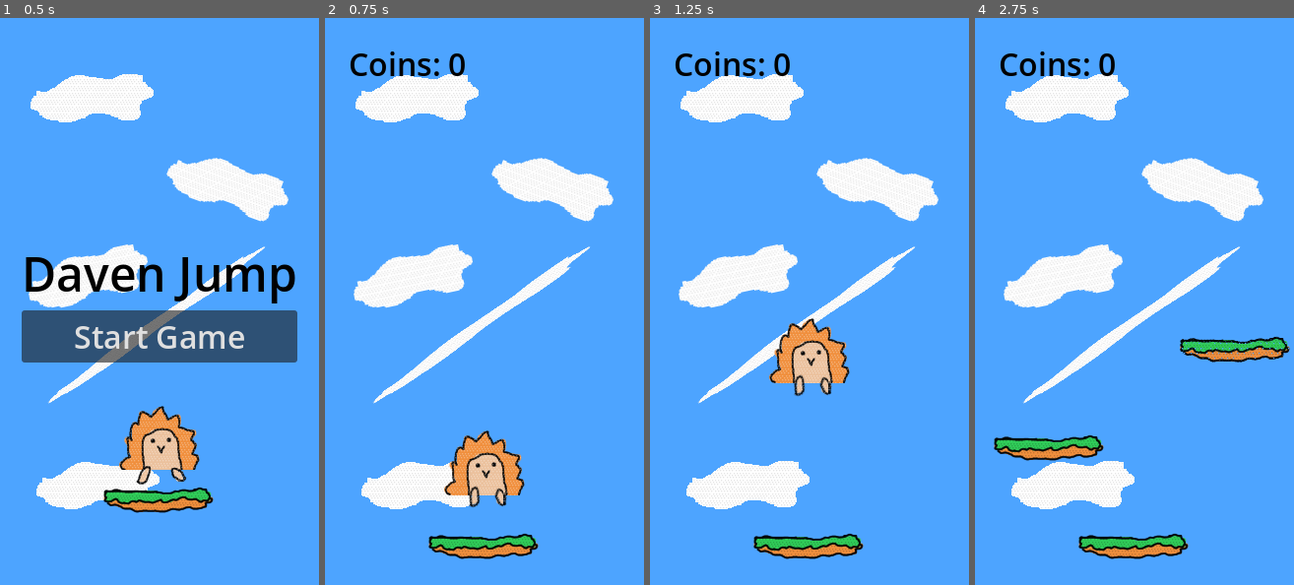
Above: before the commit, frames 1-4 (left to right).
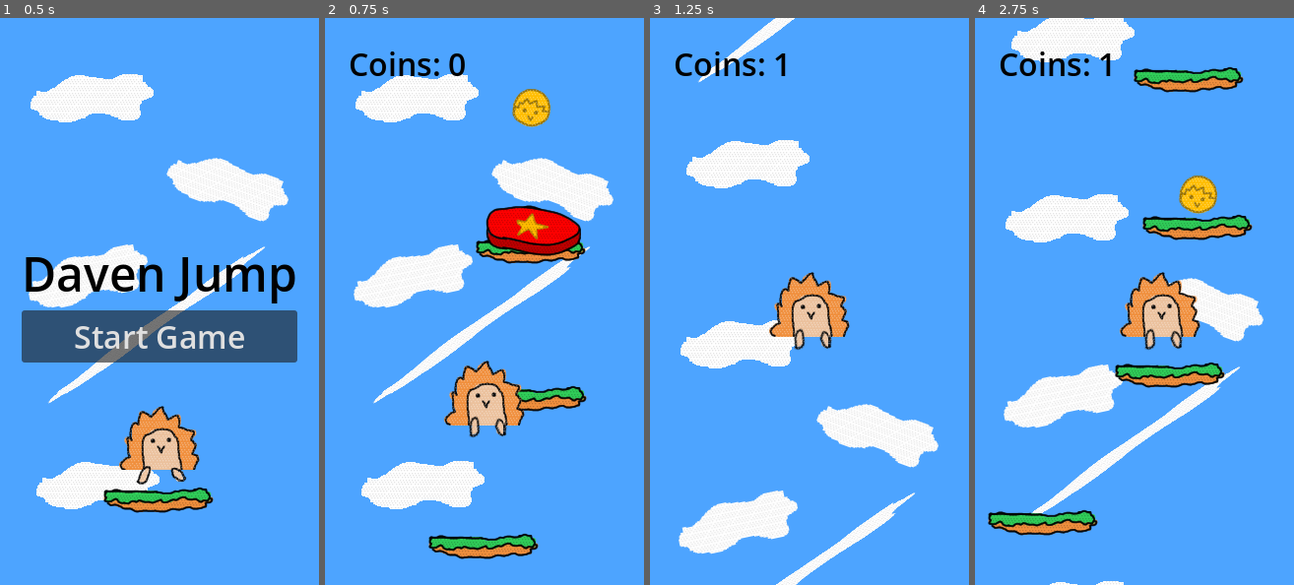
Above: after the commit, the same moments.

Repository: SalticHash/DavenJump
Game: Godot game, scene res://start_menu/start_menu.tscn
Two runs of this game, one before a commit and one after it. Both use one fixed random seed, a clock stepped at 60 frames per second and the inputs below.
Inputs:
- Up to frame 1 (0.5 s): no input
- Up to frame 2 (0.75 s): click "Start Game" at 0.5 s
- Up to frame 3 (1.25 s): no input
- Up to frame 4 (2.75 s): hold Right (right) from 1.28 s (still down)

Frame 1 is identical in both runs. In frame 2, 8.6% of the frame differs, in the area x 37-83%, y 12-87%; in frame 3, 25%; in frame 4, 30%, in the area x 4-99%, y 0-100%.

Commit message:
Added coins, sounds, and finished gameplay

Diff:
--- /dev/null
+++ b/coin/Coin.tscn
@@ -0,0 +1,24 @@
+[gd_scene format=3 uid="uid://vqcx8vg3x1l0"]
+
+[ext_resource type="Script" uid="uid://d001as36qstf4" path="res://coin/coin.gd" id="1_m76xb"]
+[ext_resource type="Texture2D" uid="uid://dkshltv4e4ho1" path="res://coin/coin.png" id="2_oclja"]
+
+[sub_resource type="RectangleShape2D" id="RectangleShape2D_jh3y0"]
+size = Vector2(45, 45)
+
+[node name="Coin" type="Area2D" unique_id=1998461412]
+collision_layer = 4
+collision_mask = 2
+script = ExtResource("1_m76xb")
+
+[node name="Sprite" type="Sprite2D" parent="." unique_id=716031704]
+texture = ExtResource("2_oclja")
+
+[node name="Collision" type="CollisionShape2D" parent="." unique_id=42955367]
+shape = SubResource("RectangleShape2D_jh3y0")
+
+[node name="OnScreen" type="VisibleOnScreenNotifier2D" parent="." unique_id=287507781]
+rect = Rect2(-23, -23, 46, 46)
+
+[connection signal="body_entered" from="." to="." method="_on_body_entered"]
+[connection signal="screen_exited" from="OnScreen" to="." method="_screen_exited"]
--- /dev/null
+++ b/coin/coin.gd
@@ -0,0 +1,12 @@
+extends Area2D
+
+
+func _on_body_entered(body: Node2D) -> void:
+	if !visible: return
+	hide()
+	body.coins += 1
+	queue_free()
+
+
+func _screen_exited() -> void:
+	queue_free()
--- /dev/null
+++ b/global.gd
@@ -0,0 +1,3 @@
+extends Node
+
+var last_coins: int = -1
--- /dev/null
+++ b/jump_pad/jump_pad.gd
@@ -0,0 +1,12 @@
+extends Area2D
+
+
+var activated: bool = false
+
+
+func _on_body_entered(body: Node2D) -> void:
+	if activated: return
+	activated = true
+	$AnimationPlayer.play("bounce")
+
+	body.bounce()
--- a/jump_pad/jump_pad.tscn
+++ b/jump_pad/jump_pad.tscn
@@ -1,12 +1,65 @@
 [gd_scene format=3 uid="uid://s6f1t6nlhpby"]
 
+[ext_resource type="Script" uid="uid://ddkp7hf2qcvsu" path="res://jump_pad/jump_pad.gd" id="1_2mjfl"]
+[ext_resource type="Texture2D" uid="uid://doglx67d2osek" path="res://jump_pad/spring.png" id="1_ykeur"]
+[ext_resource type="Texture2D" uid="uid://dblwl1eeb6f2f" path="res://jump_pad/pad.png" id="2_2mjfl"]
+
 [sub_resource type="RectangleShape2D" id="RectangleShape2D_jh3y0"]
+size = Vector2(104, 58)
+
+[sub_resource type="Animation" id="Animation_mj7xp"]
+length = 0.001
+tracks/0/type = "bezier"
+tracks/0/imported = false
+tracks/0/enabled = true
+tracks/0/path = NodePath("Pad:position:y")
+tracks/0/interp = 1
+tracks/0/loop_wrap = true
+tracks/0/keys = {
+"handle_modes": PackedInt32Array(2),
+"points": PackedFloat32Array(-17, -0.0005, 0, 0.0005, 0),
+"times": PackedFloat32Array(0)
+}
+
+[sub_resource type="Animation" id="Animation_eth0y"]
+resource_name = "bounce"
+tracks/0/type = "bezier"
+tracks/0/imported = false
+tracks/0/enabled = true
+tracks/0/path = NodePath("Pad:position:y")
+tracks/0/interp = 1
+tracks/0/loop_wrap = true
+tracks/0/keys = {
+"handle_modes": PackedInt32Array(0, 0, 0, 0, 0, 0, 0, 0),
+"points": PackedFloat32Array(-17, -0.0005, 0, 0.0005, 0, -52.510998, -0.06666666, 0.3713112, 0.03333334, 0.006160736, -49.099632, -0.033333335, -0.23420715, 0.03333333, 0.05987549, -50.628864, 0, 0, 0, 0, -51.8052, -0.017159656, -0.069812775, 0.040606022, 0.058818817, -50.481823, 0, 0, 0, 0, -49.423122, -0.017159656, -0.069812775, 0.040606022, 0.058818817, -50.099514, 0, 0, 0, 0),
+"times": PackedFloat32Array(0, 0.06799874, 0.13399936, 0.1669997, 0.19000944, 0.24943101, 0.2930565, 0.34099707)
+}
+
+[sub_resource type="AnimationLibrary" id="AnimationLibrary_mj7xp"]
+_data = {
+&"RESET": SubResource("Animation_mj7xp"),
+&"bounce": SubResource("Animation_eth0y")
+}
 
 [node name="JumpPad" type="Area2D" unique_id=41173888]
 collision_layer = 8
 collision_mask = 2
+script = ExtResource("1_2mjfl")
 
-[node name="Sprite" type="Sprite2D" parent="." unique_id=1729179300]
+[node name="Spring" type="Sprite2D" parent="." unique_id=1729179300]
+position = Vector2(0, -21)
+texture = ExtResource("1_ykeur")
 
-[node name="CollisionShape2D" type="CollisionShape2D" parent="." unique_id=648056051]
+[node name="Pad" type="Sprite2D" parent="." unique_id=1021895003]
+z_index = 1
+position = Vector2(2, -17)
+texture = ExtResource("2_2mjfl")
+
+[node name="Collision" type="CollisionShape2D" parent="." unique_id=648056051]
+position = Vector2(0, -19)
 shape = SubResource("RectangleShape2D_jh3y0")
+
+[node name="AnimationPlayer" type="AnimationPlayer" parent="." unique_id=1393940977]
+libraries/ = SubResource("AnimationLibrary_mj7xp")
+
+[connection signal="body_entered" from="." to="." method="_on_body_entered"]
--- a/player/player.gd
+++ b/player/player.gd
@@ -3,22 +3,49 @@
 var coins: int = 0 :
 	set(v):
 		coins = v
+		$CollectSound.play()
 		%CoinCount.text = "Coins: " + str(coins)
 const SPEED = 300.0
-const JUMP_VELOCITY = -500.0
-const GRAVITY = 800.0
+const JUMP_VELOCITY = -1000.0
+const GRAVITY = 2000.0
 
-
+func _ready() -> void:
+	if OS.get_name() == "Android" or OS.get_name() == "iOS":
+		%Controls.show()
+var lost: bool = false
 func _physics_process(delta: float) -> void:
+	if lost: return
+	if global_position.x < -42.0:
+		global_position.x = 366.0
+	if global_position.x > 366.0:
+		global_position.x = -42.0
 	$Camera.limit_bottom = min(global_position.y + 288.0, $Camera.limit_bottom)
+	if global_position.y - 37.0 > $Camera.limit_bottom:
+		lost = true
+		%Lost.show()
+		if Global.last_coins == -1 or Global.last_coins == coins: %HighScore.hide()
+		%HighScore.text = "New high score!" if coins > Global.last_coins \
+			else "High score: " + str(Global.last_coins)
+		Global.last_coins = coins
 	if is_on_floor():
 		velocity.y = JUMP_VELOCITY
 		$Feet.play("jump")
+		$Land.play()
 	else:
 		if $Feet.animation != "fall" and velocity.y > 0:
 			$Feet.play("fall")
 		velocity.y += GRAVITY * delta
 
-	velocity.x = Input.get_axis("left", "right") * SPEED
+	var dir = Input.get_axis("left", "right")
+	if %Controls.visible:
+		dir = -1 if %Left.button_pressed else 1 if %Right.button_pressed else 0
+	velocity.x = dir * SPEED
 
 	move_and_slide()
+
+func bounce() -> void:
+	velocity.y = -3000
+	$BounceSound.play()
+
+func _on_restart_button_pressed() -> void:
+	get_tree().reload_current_scene()
--- a/player/player.tscn
+++ b/player/player.tscn
@@ -6,6 +6,15 @@
 [ext_resource type="Texture2D" uid="uid://dbjy2uplik1yf" path="res://player/fall2.png" id="4_boad6"]
 [ext_resource type="Texture2D" uid="uid://by3mg3ougqi53" path="res://player/jump1.png" id="5_rgyib"]
 [ext_resource type="Texture2D" uid="uid://bavwmunh5f63l" path="res://player/jump2.png" id="6_hg6s5"]
+[ext_resource type="AudioStream" uid="uid://bv8pe5ghbdb4m" path="res://player/sounds/land/land1.wav" id="7_8t03j"]
+[ext_resource type="AudioStream" uid="uid://bi2g1aose6q7d" path="res://player/sounds/land/land2.wav" id="8_2ieo8"]
+[ext_resource type="AudioStream" uid="uid://buasfubprpac2" path="res://player/sounds/land/land3.wav" id="9_ebec5"]
+[ext_resource type="AudioStream" uid="uid://deyxa3u648xl4" path="res://player/sounds/land/land4.wav" id="10_yllr7"]
+[ext_resource type="AudioStream" uid="uid://bbxqgb2lk3yin" path="res://player/sounds/collect/collect1.wav" id="11_yllr7"]
+[ext_resource type="AudioStream" uid="uid://c5tndx5in8rfv" path="res://player/sounds/collect/collect2.wav" id="12_kb6p2"]
+[ext_resource type="AudioStream" uid="uid://b5iay27nvyavp" path="res://player/sounds/collect/collect3.wav" id="13_wodsf"]
+[ext_resource type="AudioStream" uid="uid://doc14honoi5k0" path="res://player/sounds/bounce/bounce1.wav" id="14_wodsf"]
+[ext_resource type="AudioStream" uid="uid://dy7b3q82mowho" path="res://player/sounds/bounce/bounce2.wav" id="15_32hag"]
 
 [sub_resource type="RectangleShape2D" id="RectangleShape2D_jh3y0"]
 size = Vector2(84, 74)
@@ -35,13 +44,34 @@
 "speed": 12.0
 }]
 
+[sub_resource type="AudioStreamRandomizer" id="AudioStreamRandomizer_jh3y0"]
+random_volume_offset_db = 2.0
+streams_count = 4
+stream_0/stream = ExtResource("7_8t03j")
+stream_1/stream = ExtResource("8_2ieo8")
+stream_2/stream = ExtResource("9_ebec5")
+stream_3/stream = ExtResource("10_yllr7")
+
+[sub_resource type="AudioStreamRandomizer" id="AudioStreamRandomizer_32hag"]
+random_pitch = 1.122462
+streams_count = 3
+stream_0/stream = ExtResource("11_yllr7")
+stream_1/stream = ExtResource("12_kb6p2")
+stream_2/stream = ExtResource("13_wodsf")
+
+[sub_resource type="AudioStreamRandomizer" id="AudioStreamRandomizer_tqiix"]
+random_pitch = 1.122462
+streams_count = 2
+stream_0/stream = ExtResource("14_wodsf")
+stream_1/stream = ExtResource("15_32hag")
+
 [node name="Player" type="CharacterBody2D" unique_id=983998803]
+z_index = 2
 collision_layer = 2
 collision_mask = 13
 script = ExtResource("1_rkbax")
 
 [node name="Sprite" type="Sprite2D" parent="." unique_id=722215934]
-z_index = -1
 texture = ExtResource("1_oul6g")
 
 [node name="Collision" type="CollisionShape2D" parent="." unique_id=96935867]
@@ -68,8 +98,81 @@
 theme_override_font_sizes/font_size = 32
 text = "Coins: 0"
 
+[node name="Lost" type="VBoxContainer" parent="UI/Control" unique_id=618855073]
+unique_name_in_owner = true
+visible = false
+layout_mode = 1
+anchors_preset = 8
+anchor_left = 0.5
+anchor_top = 0.5
+anchor_right = 0.5
+anchor_bottom = 0.5
+offset_left = -43.5
+offset_top = -29.0
+offset_right = 43.5
+offset_bottom = 29.0
+grow_horizontal = 2
+grow_vertical = 2
+
+[node name="Label" type="Label" parent="UI/Control/Lost" unique_id=1664117793]
+layout_mode = 2
+theme_override_colors/font_color = Color(0, 0, 0, 1)
+theme_override_font_sizes/font_size = 48
+text = "You lost!"
+horizontal_alignment = 1
+vertical_alignment = 1
+
+[node name="HighScore" type="Label" parent="UI/Control/Lost" unique_id=39978882]
+unique_name_in_owner = true
+layout_mode = 2
+theme_override_colors/font_color = Color(0, 0, 0, 1)
+text = "Last high score: 100"
+horizontal_alignment = 1
+vertical_alignment = 1
+
+[node name="RestartButton" type="Button" parent="UI/Control/Lost" unique_id=1815111077]
+layout_mode = 2
+theme_override_font_sizes/font_size = 32
+text = "Play again"
+
+[node name="Controls" type="HBoxContainer" parent="UI/Control" unique_id=1955000775]
+unique_name_in_owner = true
+visible = false
+layout_mode = 1
+anchors_preset = 7
+anchor_left = 0.5
+anchor_top = 1.0
+anchor_right = 0.5
+anchor_bottom = 1.0
+offset_left = -144.0
+offset_top = -84.0
+offset_right = 144.0
+offset_bottom = -13.0
+grow_horizontal = 2
+grow_vertical = 0
+theme_override_constants/separation = 0
+
+[node name="Left" type="Button" parent="UI/Control/Controls" unique_id=322264108]
+unique_name_in_owner = true
+layout_mode = 2
+size_flags_horizontal = 3
+theme_override_font_sizes/font_size = 32
+text = "◀"
+
+[node name="VSeparator" type="VSeparator" parent="UI/Control/Controls" unique_id=729059620]
+modulate = Color(1, 1, 1, 0)
+layout_mode = 2
+size_flags_horizontal = 3
+size_flags_stretch_ratio = 0.75
+
+[node name="Right" type="Button" parent="UI/Control/Controls" unique_id=1572519259]
+unique_name_in_owner = true
+layout_mode = 2
+size_flags_horizontal = 3
+theme_override_font_sizes/font_size = 32
+text = "▶"
+
 [node name="Feet" type="AnimatedSprite2D" parent="." unique_id=858099949]
-z_index = 1
 position = Vector2(3, 36)
 sprite_frames = SubResource("SpriteFrames_jh3y0")
 animation = &"fall"
@@ -79,3 +182,16 @@
 limit_left = 0
 limit_right = 324
 limit_bottom = 576
+
+[node name="Land" type="AudioStreamPlayer" parent="." unique_id=968860660]
+stream = SubResource("AudioStreamRandomizer_jh3y0")
+volume_db = 20.0
+
+[node name="CollectSound" type="AudioStreamPlayer" parent="." unique_id=2117941739]
+stream = SubResource("AudioStreamRandomizer_32hag")
+
+[node name="BounceSound" type="AudioStreamPlayer" parent="." unique_id=1360697353]
+stream = SubResource("AudioStreamRandomizer_tqiix")
+pitch_scale = 1.2
+
+[connection signal="pressed" from="UI/Control/Lost/RestartButton" to="." method="_on_restart_button_pressed"]
--- a/project.godot
+++ b/project.godot
@@ -14,6 +14,10 @@
 run/main_scene="uid://banv7lqym7srn"
 config/features=PackedStringArray("4.7", "Mobile")
 config/icon="uid://owr4aoshg1ni"
+
+[autoload]
+
+Global="*uid://cjvtv2dqxotwn"
 
 [display]
 
@@ -50,11 +54,11 @@
 [physics]
 
 3d/physics_engine="Jolt Physics"
-common/physics_interpolation=true
 
 [rendering]
 
 textures/canvas_textures/default_texture_filter=0
 rendering_device/driver.windows="d3d12"
 renderer/rendering_method="mobile"
+textures/vram_compression/import_etc2_astc=true
 environment/defaults/default_clear_color=Color(0.3019608, 0.6431373, 1, 1)
--- a/tiles/destroyable_tile/destroyable_tile.gd
+++ b/tiles/destroyable_tile/destroyable_tile.gd
@@ -2,11 +2,18 @@
 
 var health: int = 3
 
+func randomize_health(move_chance: float):
+	health = snappedi(remap(move_chance, 0.25, 0.8, 3, 1), 1)
+
 func _ready() -> void:
 	$Sprite.animation = "break"
+	$Sprite.frame = 3 - health
 
-func step_on() -> void:
+func step_on(body) -> void:
+	if body.velocity.y < 0: return
+	if body.global_position.y + 37.0 > global_position.y - 3.0: return
 	if health <= 0: return
+	$Break.play()
 	$Sprite.frame += 1
 	health -= 1
 	if health <= 0:
--- a/tiles/destroyable_tile/destroyable_tile.tscn
+++ b/tiles/destroyable_tile/destroyable_tile.tscn
@@ -4,6 +4,11 @@
 [ext_resource type="Texture2D" uid="uid://c77qbuws7ovco" path="res://tiles/destroyable_tile/1.png" id="2_rx2o7"]
 [ext_resource type="Texture2D" uid="uid://b1yh4uv43u8oh" path="res://tiles/destroyable_tile/2.png" id="3_t01oc"]
 [ext_resource type="Texture2D" uid="uid://bbq8uexn8kud1" path="res://tiles/destroyable_tile/3.png" id="4_k6i6b"]
+[ext_resource type="PackedScene" uid="uid://vqcx8vg3x1l0" path="res://coin/Coin.tscn" id="5_cvtlb"]
+[ext_resource type="AudioStream" uid="uid://d056tn0anqiak" path="res://tiles/destroyable_tile/sounds/break1.wav" id="6_o4bl6"]
+[ext_resource type="AudioStream" uid="uid://chm7y4y41b8mb" path="res://tiles/destroyable_tile/sounds/break2.wav" id="7_l2j0w"]
+[ext_resource type="AudioStream" uid="uid://dbbmps3g0p0ws" path="res://tiles/destroyable_tile/sounds/break3.wav" id="8_5vmha"]
+[ext_resource type="AudioStream" uid="uid://cdbpwdcedfb23" path="res://tiles/destroyable_tile/sounds/break4.wav" id="9_b22my"]
 
 [sub_resource type="SpriteFrames" id="SpriteFrames_jh3y0"]
 animations = [{
@@ -31,6 +36,14 @@
 [sub_resource type="RectangleShape2D" id="RectangleShape2D_jh3y0"]
 size = Vector2(104, 4)
 
+[sub_resource type="AudioStreamRandomizer" id="AudioStreamRandomizer_jh3y0"]
+random_volume_offset_db = 2.0
+streams_count = 4
+stream_0/stream = ExtResource("6_o4bl6")
+stream_1/stream = ExtResource("7_l2j0w")
+stream_2/stream = ExtResource("8_5vmha")
+stream_3/stream = ExtResource("9_b22my")
+
 [node name="DestroyableTile" type="StaticBody2D" unique_id=682643957]
 collision_mask = 0
 script = ExtResource("1_tyrle")
@@ -53,5 +66,15 @@
 shape = SubResource("RectangleShape2D_jh3y0")
 
 [node name="OnScreen" type="VisibleOnScreenNotifier2D" parent="." unique_id=953030852]
+rect = Rect2(-44, -5, 88, 10)
 
+[node name="Coin" parent="." unique_id=1998461412 instance=ExtResource("5_cvtlb")]
+visible = false
+position = Vector2(0, -32)
+
+[node name="Break" type="AudioStreamPlayer" parent="." unique_id=750742978]
+stream = SubResource("AudioStreamRandomizer_jh3y0")
+volume_db = 15.0
+
+[connection signal="body_entered" from="StepArea" to="." method="step_on"]
 [connection signal="screen_exited" from="OnScreen" to="." method="_screen_exited"]
--- a/tiles/tile/jump_pad_tile.tscn
+++ b/tiles/tile/jump_pad_tile.tscn
@@ -7,3 +7,9 @@
 
 [node name="JumpPad" parent="." index="2" unique_id=41173888 instance=ExtResource("2_sfsq7")]
 position = Vector2(0, -4)
+
+[node name="OnScreen" parent="." index="3" unique_id=395219857]
+rect = Rect2(-63, -94, 126, 113)
+
+[node name="Coin" parent="." index="4" unique_id=1998461412]
+position = Vector2(0, -144)
--- a/tiles/tile/tile.gd
+++ b/tiles/tile/tile.gd
@@ -4,7 +4,10 @@
 @export var move: bool = false
 @export var speed: float = 32.0
 @export var direction: int = 1
+@export var coin: bool = false
 
+func _ready() -> void:
+	if coin: $Coin.show()
 func _physics_process(delta: float) -> void:
 	if !move: return
 	global_position.x += speed * delta * direction
--- a/tiles/tile/tile.tscn
+++ b/tiles/tile/tile.tscn
@@ -2,6 +2,7 @@
 
 [ext_resource type="Texture2D" uid="uid://dftlydoprw0p7" path="res://tiles/tile/tile.png" id="1_l3bbq"]
 [ext_resource type="Script" uid="uid://m8nmamsqjhkm" path="res://tiles/tile/tile.gd" id="1_l782x"]
+[ext_resource type="PackedScene" uid="uid://vqcx8vg3x1l0" path="res://coin/Coin.tscn" id="3_22gou"]
 
 [sub_resource type="RectangleShape2D" id="RectangleShape2D_jh3y0"]
 size = Vector2(116, 11)
@@ -19,5 +20,10 @@
 one_way_collision = true
 
 [node name="OnScreen" type="VisibleOnScreenNotifier2D" parent="." unique_id=395219857]
+rect = Rect2(-44, -5, 88, 10)
+
+[node name="Coin" parent="." unique_id=1998461412 instance=ExtResource("3_22gou")]
+visible = false
+position = Vector2(0, -32)
 
 [connection signal="screen_exited" from="OnScreen" to="." method="_screen_exited"]
--- a/world/world.gd
+++ b/world/world.gd
@@ -7,11 +7,28 @@
 ]
 var t: float = 0
 var height: float = 536.0
+var height_int = 150.0
+var move_chance: float = 0.25
+var speed_mul: float = 1.0
 func _process(delta: float) -> void:
 	t += delta
-	if t > 1.0:
+	if height > $Player.global_position.y - 288 - height_int * 2:
 		t = 0.0
-		height -= 100
-		var inst =pool.pick_random().instantiate()
+		height -= height_int
+		if height_int == 2000: height_int = 150.0
+		var i = 0
+		if randf() < move_chance: i = 1
+		if randf() < 0.1: i = 2
+		var inst = pool[i].instantiate()
+		if i == 1: inst.randomize_health(move_chance)
+		if randf() < 0.75:
+			inst.coin = true
+		if randf() < move_chance:
+			inst.direction = -1 if randi_range(0,1) == 0 else 1
+			inst.speed = randf_range(32, 128) * speed_mul
+			inst.move = true
+			speed_mul += 0.05
+		move_chance = min(move_chance + 0.008, 0.8)
+		if inst.name == "JumpPadTile": height_int = 2000
 		inst.global_position = Vector2(randf_range(58, 266), height)
 		$Tiles.add_child(inst)
Not shown, added: coin/coin.gd.uid
Binary file added: coin/coin.png
Not shown, added: coin/coin.png.import
Not shown, added: export_presets.cfg
Not shown, added: global.gd.uid
Not shown, added: jump_pad/jump_pad.gd.uid
Not shown, added: player/sounds/bounce/bounce1.wav.import
Not shown, added: player/sounds/bounce/bounce2.wav.import
Not shown, added: player/sounds/collect/collect1.wav.import
Not shown, added: player/sounds/collect/collect2.wav.import
Not shown, added: player/sounds/collect/collect3.wav.import
Not shown, added: player/sounds/land/land1.wav.import
(and 21 more such lines)
